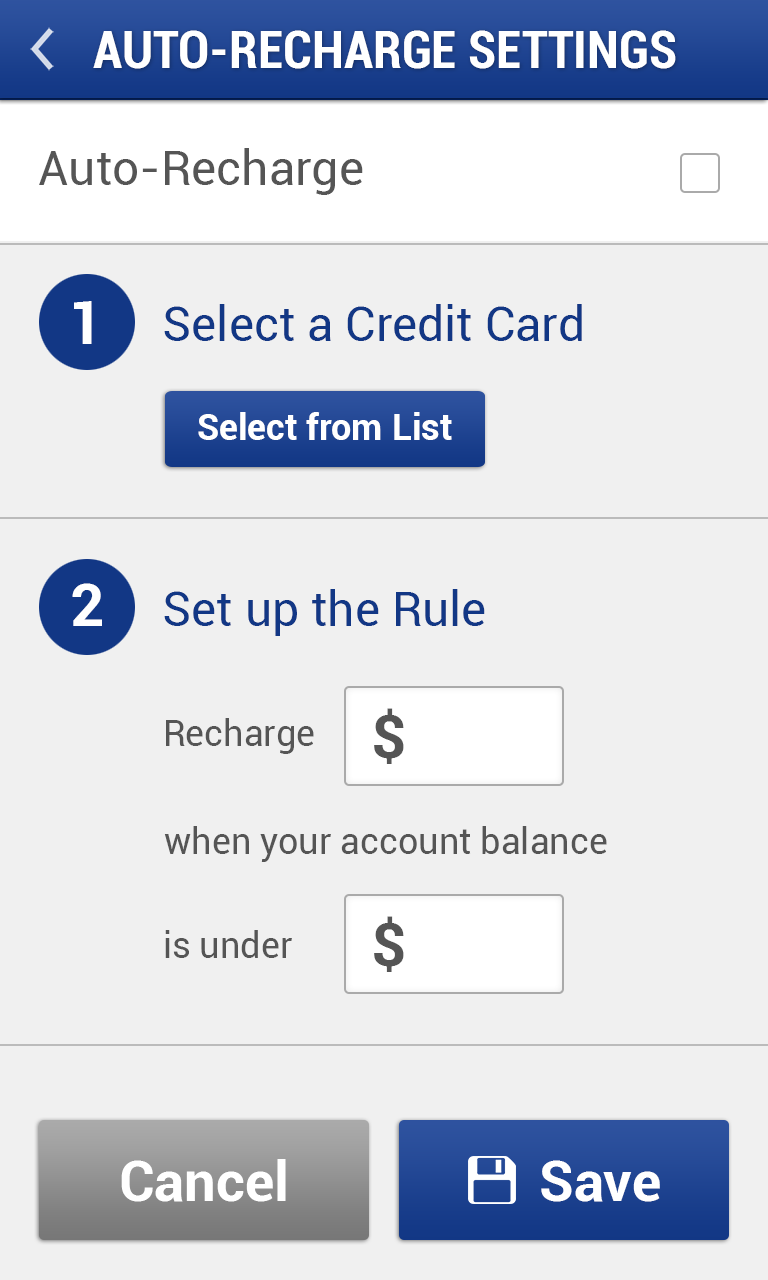
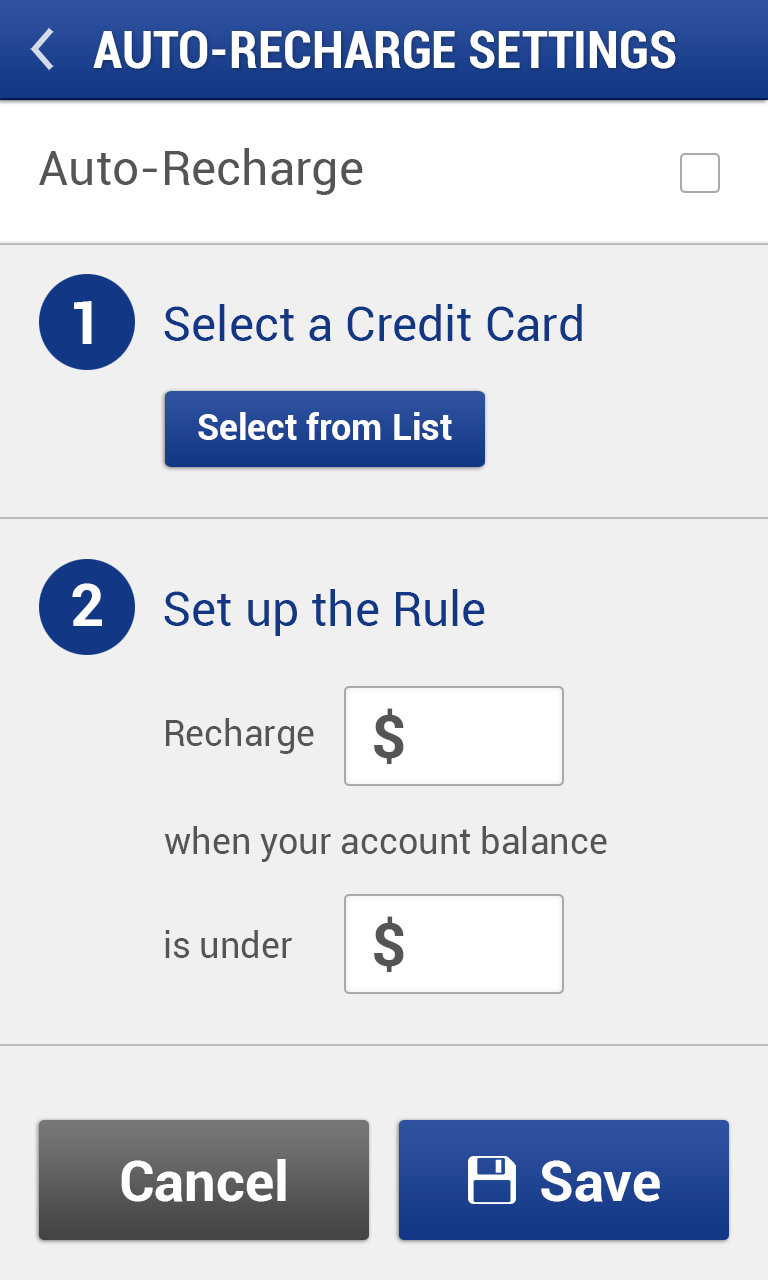
Two versions of the same layered image (768px x 1280px). Layer-by-layer changes:
pixels changed over [39, 1120, 369, 1240] (layer not identified)
